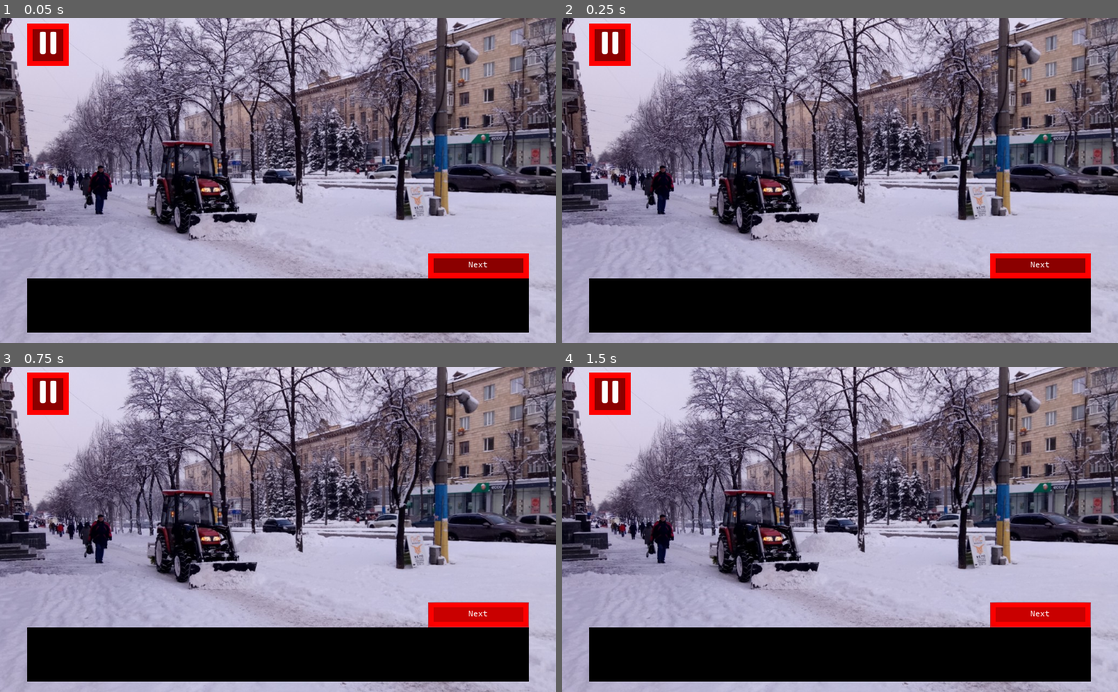
Above: before the commit, frames 1-4 (two rows, left to right).
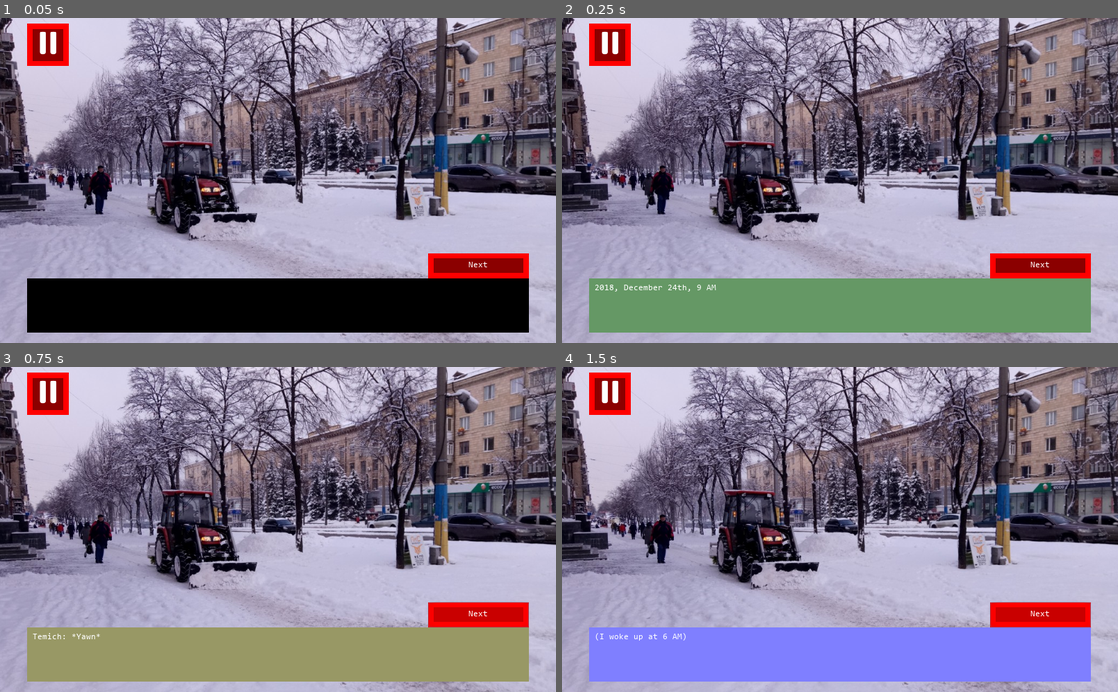
Above: after the commit, the same moments.

Repository: SuperTemich2005/dmre
Game: Godot game, scene res://scenes/dialogues/prologue/prologue.tscn
Two runs of this game, one before a commit and one after it. Both use one fixed random seed, a clock stepped at 60 frames per second and the inputs below. This scene is started directly instead of the project's main scene.
Inputs:
- Up to frame 1 (0.05 s): no input
- Up to frame 2 (0.25 s): no input
- Up to frame 3 (0.75 s): click "Next" at 0.5 s
- Up to frame 4 (1.5 s): click "Next" at 1.25 s

Frame 1 is identical in both runs. In frame 2, 15% of the frame differs, in the area x 4-96%, y 80-97%; in frame 3, 15%; in frame 4, 15%.
Error before the commit: Invalid get index '0' (on base: 'Nil'). (res://scenes/gui/basic_dialogue.gd:29)

Commit message:
украинская локализация

Diff:
--- a/scenes/dialogues/prologue/prologue.gd
+++ b/scenes/dialogues/prologue/prologue.gd
@@ -260,18 +260,156 @@
 		"While the rest of Dnipro metro's stations are made out of monotone plates?",
 		"Like, this one could be built with plates as well?",
 		"Architect's didn't care much about the style, huh?",
-		"Лёныч: А в Харькове есть огромезная станция с флагом Украины по диагонали растянутым.",
-		"Тёмыч: Мы только в Харькове не были...",
-		"Лёныч: Угу. Я очень хочу и туда съехать.",
-		"Проездиться по каждой станции в том метро!",
-		"Блин, жалко что у нас в Украине так мало метрополитенов...",
-		"Тёмыч: Опа, а вот и вагончик подъехал!",
-		"Диктор: Обережно, двері закриваються.",
-		"Лёныч: Ого, уже? Быстрее, забегаем!",
-		"*ПОЗЖЕ*|G",
+		"Lenich: Oh, by the way, there is a huge ukrainian flag stretched diagonally on one of Kharkiv's stations",
+		"Temich: Kharkiv is one of those cities we didn't visit yet",
+		"Lenich: I really want to go there...",
+		"I'd ride to every station in it's metro!",
+		"Damn, if only Ukraine had more cities with metro...",
+		"Temich: Yay, the train have finally arrived!",
+		"Dictor: Attention, the doors are closing",
+		"Lenich: Already? We have no time to waste, then. Hop in!",
+		"*Later on*|G",
 		"",
 	]
-
+	dialogue_uk = [
+		"2018, 24 грудня 9:00|G",
+		"Тьоха: *Зевок*|Y|-|PLAY intro_1",
+		"(Я прокинувся о шостій.)|B",
+		"(Якого біса я це зробив?!)",
+		"(Як би то не було...)",
+		"(До речі, зараз зима, то чому конкурс гитаристів збирають саме зараз?)",
+		"(Мені здається, що моя гітара - пулею не пробиваєма та холодом не пробираєма)",
+		"(Але усі вважають, авжеж не без підставно, що гітара дуже швидко псується на морозі)",
+		"(То якщо це так, то навіщо саме зараз скликати конкурс саме гитаристів? Нібито організатори запланували знищення усіх гитаристів Запору, принаймі їх гітар)",
+		"(...До речі...)",
+		"(Мене звати Артем Зинець Артемович, я з 6-Г класу Лицею №99)",
+		"(Який часто плутають із ЗБЛ№99)",
+		"(Школа з майже такою ж назвою така...)",
+		"(Я - гітарист з *унікальними* здібностями)",
+		"(Я можу грати твори, які визначені для учнів на 3 класи вище за мене)",
+		"(А також--)|B|-|STOP",
+		"???: Привіт, капітане!|W|Lenich default",
+		"Тьоха: А, да, привіт, давно не бачились...|W|Lenich default|PLAY lenich_theme",
+		"???: Шо, як справи?",
+		"Тьоха: Та норм усьо, здається...",
+		"Угу...",
+		"(Це - Льонич, мой товариш та напарник з гітари.)|B",
+		"(Ми граємо дуетом, разом граємо на змаганнях гітарних у різноманітних містах)",
+		"(Ми роз'їздили півкраїни на гастролях...)",
+		"(Шкільне життя цікаве лише якщо це музикалка)",
+		"(До речі, Льонич - фанат міліції, майже як Єгорич)",
+		"(Але Єгорич, перш за все, полюбляє саме збройні сили, тобто армію)",
+		"Льонич: Гей, Тьоха|W",
+		"Ти шо, не виспався, чи що?",
+		"Тьоха: (Ти ба, як вгадав!)|B",
+		"Льонич: Чи ти встиг будь-як потренуватися?|W",
+		"За ці 2 дні я не смикнув ані струни, майже.",
+		"Тьоха: Друже мій, ми мали одно мало часу",
+		"То й я жодного разу",
+		"Не практикувався.",
+		"(Гиг)|B",
+		"Льонич: Сподіваюсь, ти гітару не забув?|W",
+		"Тьоха: Ця бандура в мене за пазухою висить,",
+		"Так шо нє",
+		"До речі, Льонич",
+		"Льонич: Га?",
+		"Тьоха: Що ти мав на сніданок?",
+		"Льонич: Ехех, котле-е-ети...",
+		"Тьоха: Чи з пюрешкою?",
+		"(Ні, цей жарт гарно звучить лише російською...)|B",
+		"Льонич: Та з хлібушком...!|W",
+		"Тьоха: Біленьким?",
+		"Льонич: Ні, сіреееееньким",
+		"Сірееееньким!",
+		"Тьоха: (То ми дійсно сказилися...)|B",
+		"(Жарти за 300...)",
+		"Тьоха: Хобана, а ось й лімузин підїхав.|W",
+		"Льонич: Автобус, який везти конкурсантів, прицуркував",
+		"Але Ірина Миколаївна - ні...",
+		"Тьоха: І шо тут танцьористи робять?",
+		"Я думав, що це конкурс саме гитаристів?",
+		"Льонич: Мабуть, це конкурс школ містецтв.",
+		"Для усіх бажаючих, чи щось таке",
+		"Тьоха: Мабуть.",
+		"Гаразд, застрибуєм...",
+		"*Через час*|G|-|STOP STOP",
+		"Тьоха: Ми їдьмо, їдьмо до сусіднього села, на дискотекуууууууу\nЛьонич: У Дніпро.|W",
+		"Тьоха: Тра-ля-ля\nЛьонич: Тра-ля-ля-ля-ля-ляяяяяяяяя",
+		"Тьоха: (Я не спав майже тиждень)|B",
+		"(Позавчора, нарешті скінчився той тиждень)",
+		"(Коли мої коти збожеволіли й вчителі пішли по мою голову)",
+		"(Змушуючи мене не спати ночами)",
+		"(Я СПАТИ ХОЧУ!)",
+		"(АААААААААА)",
+		"*хрр*|Y",
+		"Льонич: Тьоха? Не спи. Ау. Тьоха?|W",
+		"Тьоха: хрр....",
+		"13-а дня. Сон Тьохи|B",
+		"Тьоха: Геть звідси, чорти позорні!|W",
+		"Ані зараз, ані подалі, ні в цій хаті, до мене ви не доберетеся!",
+		"Чи ви й досі не зрозуміли! Чорти!",
+		"...",
+		"...",
+		"...",
+		"Геть звідси, Іроди Окаянні!",
+		"Тьоха...",
+		"Тьоха...!",
+		"Тьоха: Шо...?|B",
+		"Льонич: Тьоха!!!|W",
+		"Тьоха: А!",
+		"Льонич, шо? Що трапилось?",
+		"Що? Де?",
+		"Льонич: Машина заглохла.|W|-|PLAY lenich_theme",
+		"Тьоха: Через що?",
+		"Льонич: Біс його знає, водій нічого не говорить",
+		"Але я можу із впевненістю сказати, що далі ми будемо їхати",
+		"...Метром!",
+		"Тьоха: О, файно.",
+		"(Льонич обожнює метро)|B",
+		"(Він навіть, як майбутню професію, обирає або машиніста метро, або міліціонера)",
+		"(Я б навіть сказав, що для нього гибла машина - вигодно)",
+		"(Бо альтернатива - метро)",
+		"Льонич: Як зручно, станція просто поряд!|W",
+		"Тьоха: До речі, той ДК, де буде конкурс, поряд з Вокзальною розташований",
+		"Льонич: Так, це Комунарівська станція?",
+		"Странно, мені здавалося, що це повинна була бути Покровська.",
+		"Тьоха: Чорт його знає, як ці станції роблять...",
+		"Льонич: А, башня моя дурна, 'Покровська' ж нова назва для Комунарівської",
+		"*Пізніше*|G",
+		"Тьоха: Ох, а тут тепліше.|W",
+		"Льонич: Авжеж",
+		"Вітаю, мені жетон на метро.|W|Fedor default",
+		"Тьоха: Й мені теж.",
+		"Касир Федор: Звісно. 14 гривень.",
+		"Агов, тримайте.",
+		"Тьоха: То поцуркували ж...",
+		"*Пізніше*|G",
+		"Льонич: Отже, очікуємо на потяг...|W|Lenich default",
+		"Тьоха: Дивно, чому Вокзальна та Покровська на колонах тримаються",
+		"Коли решта на пластині єдиній тримається?",
+		"Або, чому ця на колонах, а не на пластинах?",
+		"Архітектори якось стилю не дотримались",
+		"Льонич: А у Харкові є величезна станція з флагом України по диагоналі розтягнутим",
+		"Тьоха: Нас лише в Харкові не було",
+		"Льонич: Що не гарно, тому що я дуже хочу й туди поїхати.",
+		"Та пройтися кожною станцію.",
+		"Чому в нашій країні так мало метрополітенів?",
+		"Тьоха: О! А ось й наш потяг прицуркував.",
+		"Диктор: Обережно, двері зачиняються.",
+		"Льонич: Що? Вже зараз? Мерщій у потяг!",
+		"*Пізніше*|G",
+		"",
+	]
+	match TranslationServer.get_locale():
+		"en":
+			dialogue = dialogue_en
+			print("Switching dialogue language to english")
+		"ru":
+			dialogue = dialogue_ru
+			print("Switching dialogue language to russian")
+		"uk":
+			dialogue = dialogue_uk
+			print("Switching dialogue language to ukrainian")
 
 func _process(delta):
 	if $DialogueSystem.cur == 51:
--- a/scenes/dialogues/prologue/prologue.tscn
+++ b/scenes/dialogues/prologue/prologue.tscn
@@ -17,14 +17,14 @@
 "name": "default",
 "speed": 5.0
 }, {
+"frames": [ ExtResource( 7 ) ],
+"loop": true,
+"name": "BeforeMetro",
+"speed": 5.0
+}, {
 "frames": [ ExtResource( 8 ) ],
 "loop": true,
 "name": "InMetro",
-"speed": 5.0
-}, {
-"frames": [ ExtResource( 7 ) ],
-"loop": true,
-"name": "BeforeMetro",
 "speed": 5.0
 }, {
 "frames": [ ExtResource( 6 ) ],
--- a/scenes/gui/basic_dialogue.gd
+++ b/scenes/gui/basic_dialogue.gd
@@ -8,16 +8,7 @@
 var cur = 0
 # Called when the node enters the scene tree for the first time.
 func _ready():
-	match TranslationServer.get_locale():
-		"en":
-			get_parent().dialogue = get_parent().dialogue_en
-			print("Switching dialogue language to english")
-		"ru":
-			get_parent().dialogue = get_parent().dialogue_ru
-			print("Switching dialogue language to russian")
-		"uk":
-			get_parent().dialogue = get_parent().dialogue_uk
-			print("Switching dialogue language to ukrainian")
+	pass
 
 
 # Called every frame. 'delta' is the elapsed time since the previous frame.
